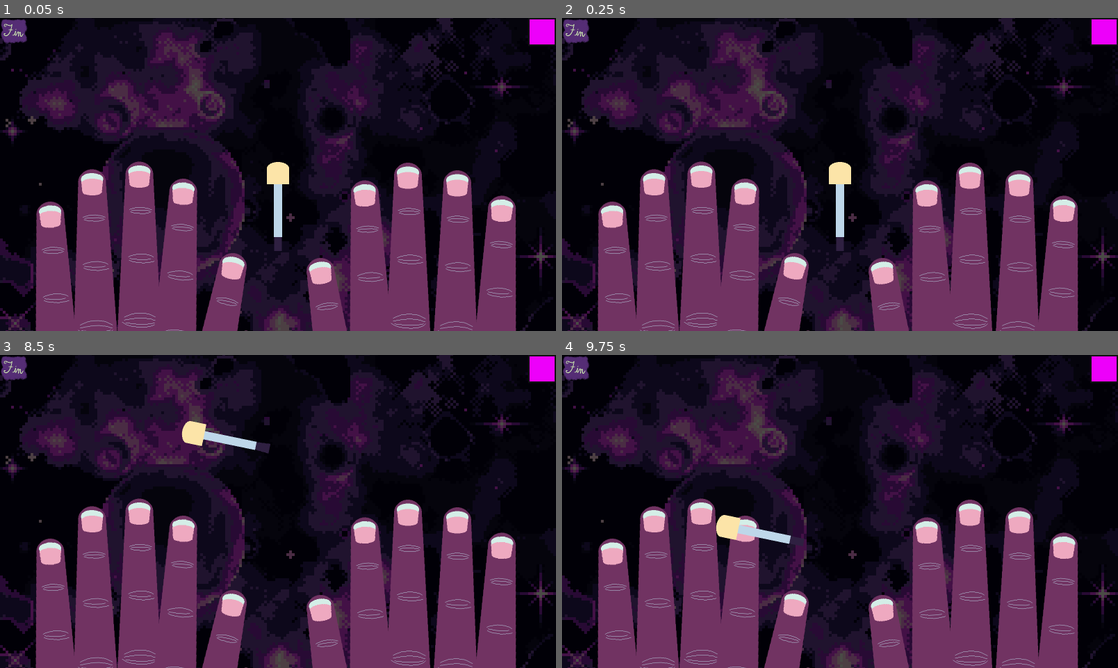
Above: before the commit, frames 1-4 (two rows, left to right).
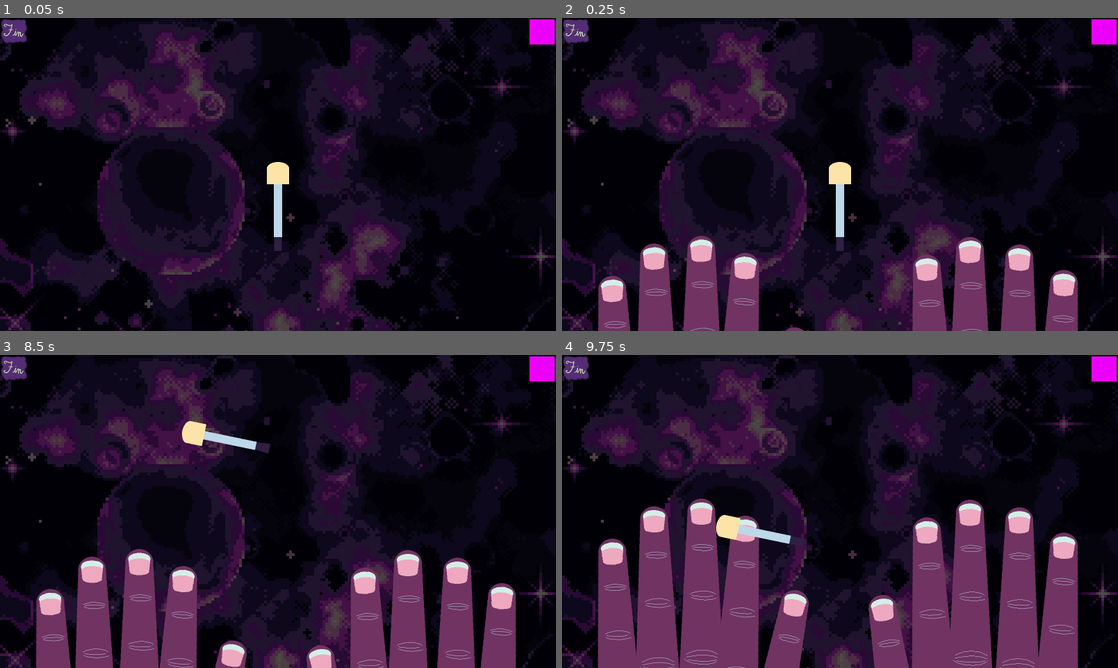
Above: after the commit, the same moments.

Repository: Wake1st/colored-claws
Game: Godot game, scene res://base/main.tscn
Two runs of this game, one before a commit and one after it. Both use one fixed random seed, a clock stepped at 60 frames per second and the inputs below.
Inputs (mouse positions are in pixels of both pictures, inside the frame that each line leads up to):
- Up to frame 1 (0.05 s): no input
- Up to frame 2 (0.25 s): no input
- Up to frame 3 (8.5 s): click (11, 367) at 0.5 s; click (11, 367) at 1.25 s; click (11, 367) at 2 s; tap Enter at 2.75, 4.25, 5.75 s; move the mouse to (400, 495) at 2.77 s; press the mouse at (400, 495) at 2.78 s; tap Space at 3.5, 5, 6.5 s; move the mouse to (166, 527) at 3.52 s; release the mouse at (166, 527) at 3.53 s; tap Mouse wheel down (narrow_brush) at 3.6, 6.6 s; move the mouse to (333, 442) at 4.27 s; hold Right mouse button (pivot_brush) 4.28-5.03 s; move the mouse to (250, 574) at 5.02 s; tap Mouse wheel up (widen_brush) at 5.1, 8.1 s; move the mouse to (444, 558) at 5.77 s; press the mouse at (444, 558) at 5.78 s; move the mouse to (111, 464) at 6.52 s; release the mouse at (111, 464) at 6.53 s; move the mouse to (305, 511) at 7.27 s; hold Right mouse button (pivot_brush) 7.28-8.03 s; move the mouse to (194, 433) at 8.02 s
- Up to frame 4 (9.75 s): move the mouse to (962, 495) at 8.77 s; press the mouse at (962, 495) at 8.78 s; move the mouse to (728, 527) at 9.52 s; release the mouse at (728, 527) at 9.53 s; tap Mouse wheel down (narrow_brush) at 9.6 s

The runs differ from the first frame. In frame 1, 27% of the frame differs, in the area x 6-93%, y 45-100%; in frame 2, 19%; in frame 3, 15%; in frame 4, nothing differs.
Error before the commit: Parse Error: Identifier "event" not declared in the current scope. (res://work/work_zone.gd:71)

Commit message:
command pattern setup WIP

Diff:
--- a/body/nail.gd
+++ b/body/nail.gd
@@ -33,9 +33,6 @@
 
 
 func brush(data: BrushData) -> float:
-	# store the pre-updated image
-	Commands.add(self, image.duplicate(true))
-
 	# draw new image and blend
 	var start = data.start_position - global_position + sprite.texture.get_size()/2
 	var end = data.end_position - global_position + sprite.texture.get_size()/2
@@ -66,3 +63,7 @@
 	print("texture -> %s\t%s" % [sprite.texture, texture])
 
 	sprite.texture = texture
+
+
+func get_rect() -> Rect2:
+	return sprite.get_rect()
--- a/resources/Command.gd
+++ b/resources/Command.gd
@@ -2,13 +2,17 @@
 
 
 var nail: Nail
-var image: Image
+var before: Image
+var after: Image
 
 
-func _init(_nail: Nail, _img: Image) -> void:
+func _init(_nail: Nail, _before: Image, _after: Image) -> void:
 	nail = _nail
-	image = _img
+	before = _before
+	after = _after
 
+func undo() -> void:
+	nail.set_texture(before)
 
-func execute() -> void:
-	nail.set_texture(image)
+func redo() -> void:
+	nail.set_texture(after)
--- a/resources/Commands.gd
+++ b/resources/Commands.gd
@@ -2,28 +2,36 @@
 
 
 static var commands: Array[Command]
-static var index: int
+static var index: int = 0
 
 
-static func add(nail: Nail, img: Image) -> void:
+static func add(nail: Nail, before: Image, after: Image) -> void:
 	# wipe all downstream data if upstream
-	if index < commands.size() - 1:
+	if index < commands.size():
 		for i in range(index, commands.size()):
 			commands.pop_back()
 
-	# insert and shift index
-	commands.insert(index, Command.new(nail, img))
+	# shift index and insert
+	commands.insert(index, Command.new(nail, before, after))
+	print("ind:\t%s" % index)
 	index += 1
-	print("ind:\t%s" % index)
 
 static func undo() -> Command:
-	index -= 1
-	return commands[index]
+	if index == 0:
+		return null
+	else:
+		index -= 1
+		print("undo at: %s" % index)
+		return commands[index]
 
 static func redo() -> Command:
-	var img = commands[index]
-	index += 1
-	return img
+	if index == commands.size():
+		return null
+	else:
+		var cmd = commands[index]
+		print("redo at: %s" % index)
+		index += 1
+		return cmd
 
 static func clear() -> void:
 	commands.clear()
--- a/work/work_zone.gd
+++ b/work/work_zone.gd
@@ -24,6 +24,8 @@
 
 var nails: Array[Nail]
 var completed: bool
+var active_nail: Nail
+var before_image: Image
 
 
 func setup() -> void:
@@ -49,6 +51,7 @@
 
 func _ready() -> void:
 	for nail: Nail in hand.get_children():
+		# setup nail
 		nail.setup()
 		nails.push_back(nail)
 
@@ -61,16 +64,51 @@
 
 		var progress: float = 0
 		for nail in nails:
-			progress += nail.brush(data) * 0.1
+			# only update the nail we draw to
+			if _check_brush_bounds(data, nail):
+				# store start for commands
+				if active_nail == null:
+					active_nail = nail
+					before_image = nail.image.duplicate(true)
+
+				# draw on the nail
+				progress += nail.brush(data) * 0.1
 
 		if !completed && progress > COMPLETENESS:
 			emit_signal("job_complete")
 			completed = true
+	elif active_nail:
+		# store complete change
+		Commands.add(active_nail, before_image, active_nail.image.duplicate(true))
+		active_nail = null
+		before_image = null
 
-	# check commands
+
+func _input(event) -> void:
 	if event.is_action_pressed("ui_undo"):
 		var cmd: Command = Commands.undo()
-		cmd.execute()
+		if cmd:
+			cmd.undo()
 	elif event.is_action_pressed("ui_redo"):
 		var cmd: Command = Commands.redo()
-		cmd.execute()
+		if cmd:
+			cmd.redo()
+
+
+func _check_brush_bounds(data: BrushData, nail: Nail) -> bool:
+	var rect: Rect2 = nail.get_rect()
+	rect.position += nail.global_position
+
+	var arm = Vector2(data.width/2, 0)
+	arm.rotated(data.angle)
+
+	var start_neg = data.start_position - arm
+	var start_pos = data.start_position + arm
+	var end_neg = data.end_position - arm
+	var end_pos = data.end_position + arm
+
+	return (
+		rect.has_point(start_neg) || rect.has_point(start_pos)
+	) || (
+		rect.has_point(end_neg) || rect.has_point(end_pos)
+	)
Not shown, changed: README.md
